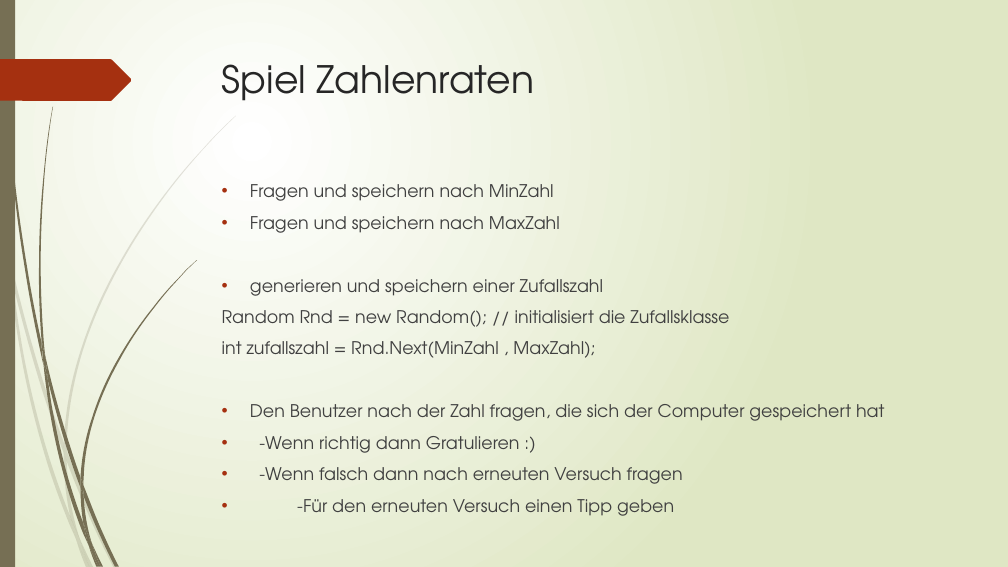
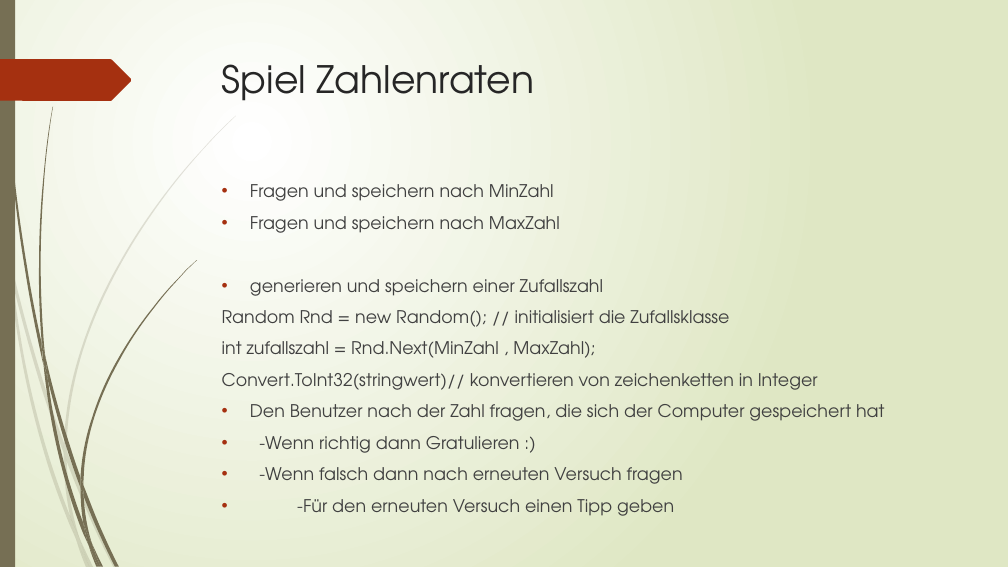
Before and after one commit to Johannes-Dev/UraniaWorkshopCSharp2017_04_24, a slide deck: slide 3 of WorkshopDay2/Praesentation/Einführung in die Programmierung mit CSharp Workshoptag II.pptx. Drawn at 1008x567 pixels with LibreOffice and Linux fonts; fonts in the diff are those of the drawing. Boxes give left, top, right and bottom in pixels: in the first picture for what was removed or moved away, otherwise in the second. Text is boxed around its words. In the diff, an @@ line names an element or a change of style, - is before the commit and + after.

Commit message:
Anpassen präsentation

```diff
--- a/WorkshopDay2/Praesentation/Einführung in die Programmierung mit CSharp Workshoptag II.pptx
+++ b/WorkshopDay2/Praesentation/Einführung in die Programmierung mit CSharp Workshoptag II.pptx
@@ text at box(222, 373, 818, 390): paragraph added @@
+Convert.ToInt32(stringwert)// konvertieren von zeichenketten in Integer
```
